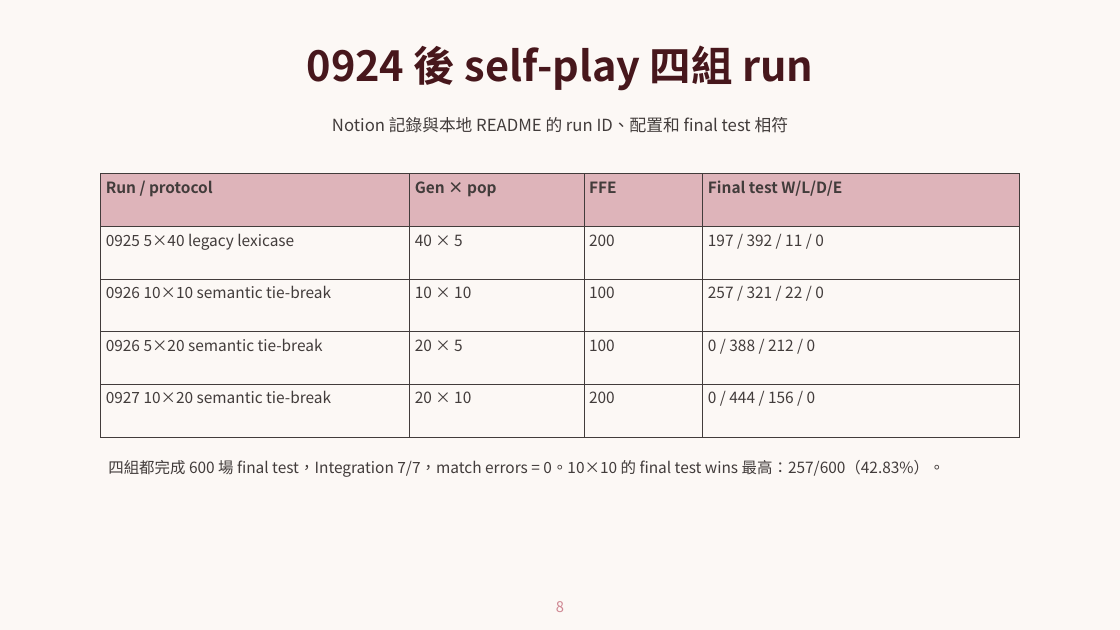
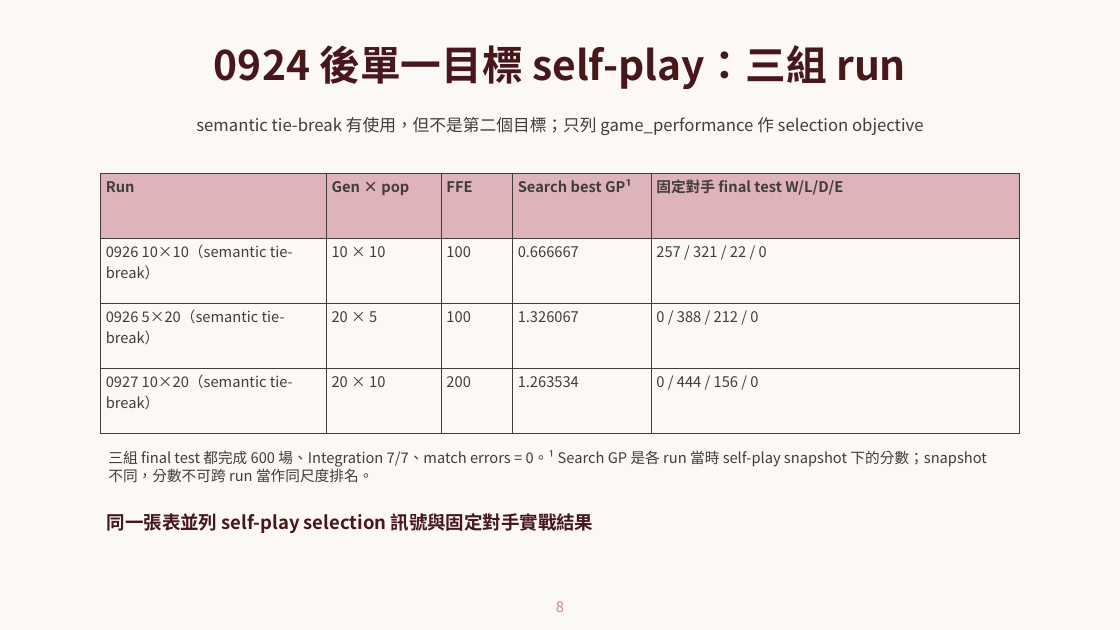
Before and after one commit to sophie8909/EAGLE, a slide deck: slide 8 of Meeting/20261001_self_play/20261001_verified.pptx. Drawn at 1120x630 pixels with LibreOffice and Linux fonts; fonts in the diff are those of the drawing; background and template pictures are left out. Boxes give left, top, right and bottom in pixels: in the first picture for what was removed or moved away, otherwise in the second. Text is boxed around its words. In the diff, an @@ line names an element or a change of style, - is before the commit and + after.

Commit message:
docs: refine single-objective experiment comparisons

```diff
--- a/Meeting/20261001_self_play/20261001_verified.pptx
+++ b/Meeting/20261001_self_play/20261001_verified.pptx
@@ text at [214,45,906,89]: text changed; size 46.5 to 45.5 pt @@
-0924 後 self-play 四組 run
+0924 後單一目標 self-play：三組 run
@@ text at [196,117,923,135]: text changed @@
-Notion 記錄與本地 README 的 run ID、配置和 final test 相符
+semantic tie-break 有使用，但不是第二個目標；只列 game_performance 作 selection objective
@@ table at [100,174,1020,433] @@
-Run / protocol | Gen × pop | FFE | Final test W/L/D/E
-0925 5×40 legacy lexicase | 40 × 5 | 200 | 197 / 392 / 11 / 0
-0926 10×10 semantic tie-break | 10 × 10 | 100 | 257 / 321 / 22 / 0
-0926 5×20 semantic tie-break | 20 × 5 | 100 | 0 / 388 / 212 / 0
-0927 10×20 semantic tie-break | 20 × 10 | 200 | 0 / 444 / 156 / 0
+Run | Gen × pop | FFE | Search best GP¹ | 固定對手 final test W/L/D/E
+0926 10×10（semantic tie-break） | 10 × 10 | 100 | 0.666667 | 257 / 321 / 22 / 0
+0926 5×20（semantic tie-break） | 20 × 5 | 100 | 1.326067 | 0 / 388 / 212 / 0
+0927 10×20（semantic tie-break） | 20 × 10 | 200 | 1.263534 | 0 / 444 / 156 / 0
@@ text at [108,450,987,482]: text changed; size 17.2 to 16.4 pt @@
-四組都完成 600 場 final test，Integration 7/7，match errors = 0。10×10 的 final test wins 最高：257/600（42.83%）。
+三組 final test 都完成 600 場、Integration 7/7、match errors = 0。¹ Search GP 是各 run 當時 self-play snapshot 下的分數；snapshot 不同，分數不可跨 run 當作同尺度排名。
@@ text added at [107,513,594,533], 20.7 pt, text #47171C, bold @@
+同一張表並列 self-play selection 訊號與固定對手實戰結果
```
Also in this commit, not shown: 9 other slides changed, 3 other files.
